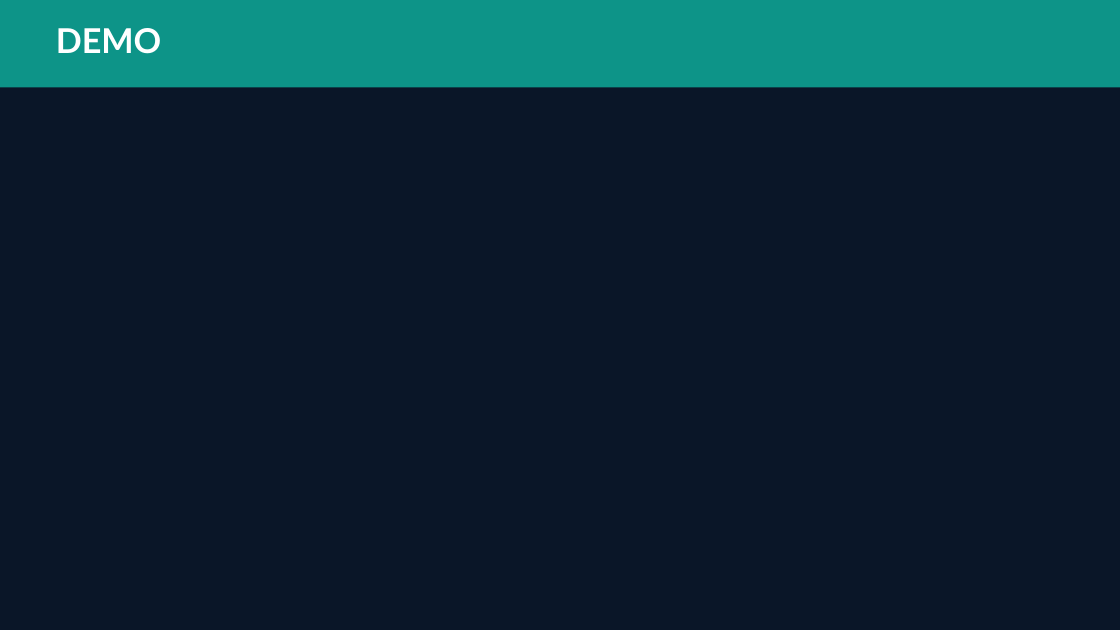
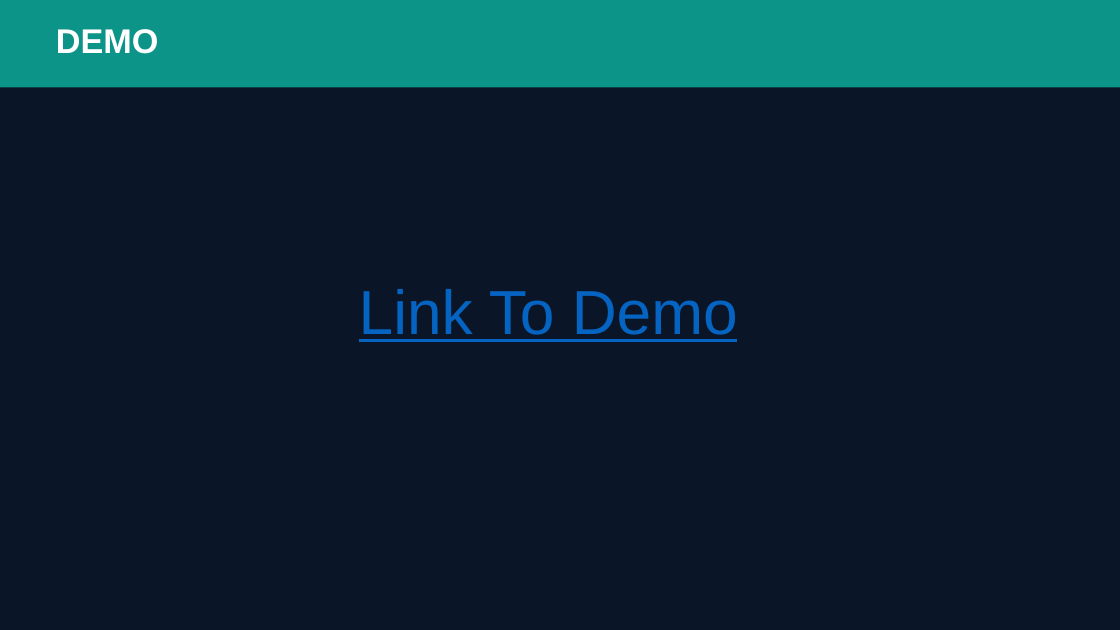
Before and after one commit to chinmayarvind23/drift.ai, a slide deck: slide 8 of drift_ai.pptx. Drawn at 1120x630 pixels with LibreOffice and Linux fonts; fonts in the diff are those of the drawing. Boxes give left, top, right and bottom in pixels: in the first picture for what was removed or moved away, otherwise in the second. Text is boxed around its words. In the diff, an @@ line names an element or a change of style, - is before the commit and + after.

Commit message:
readme update, demo screenshots upload, pptx update

```diff
--- a/drift_ai.pptx
+++ b/drift_ai.pptx
@@ text "DEMO" at box(56, 29, 158, 54): font Lato to Arial @@
@@ text added at box(359, 289, 738, 342), 40 pt, text #0563C1, underline @@
+Link To Demo
```
Also in this commit, not shown: 1 other slide changed, 6 other files.
